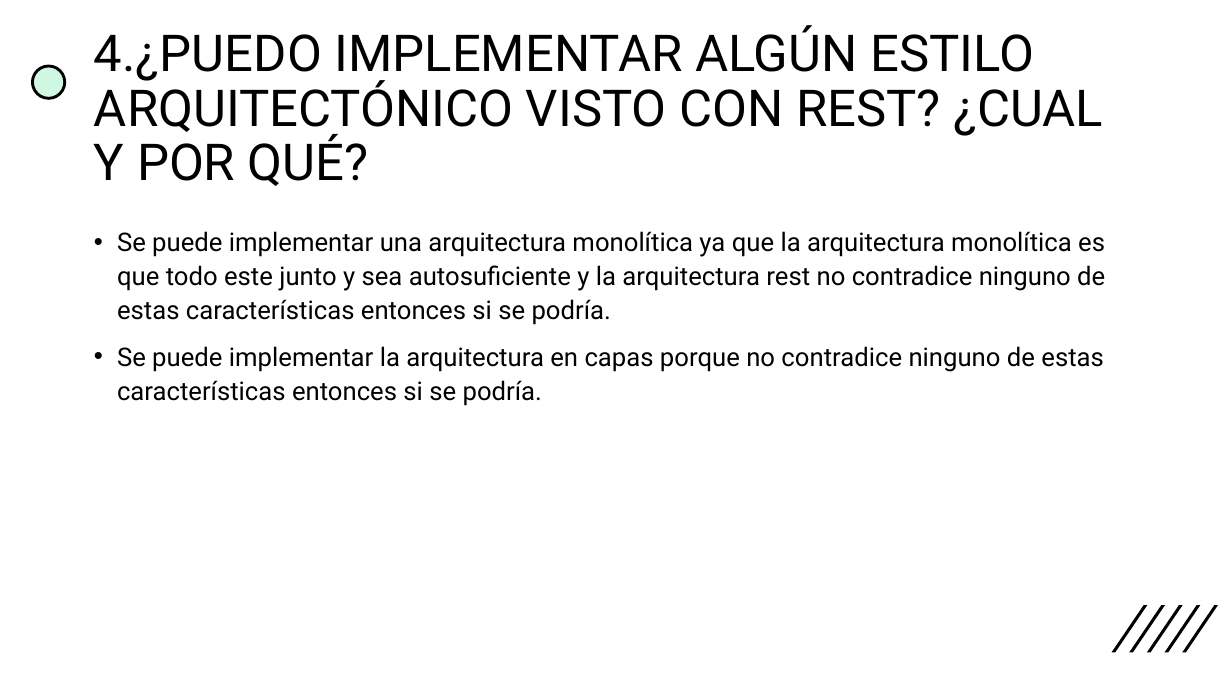
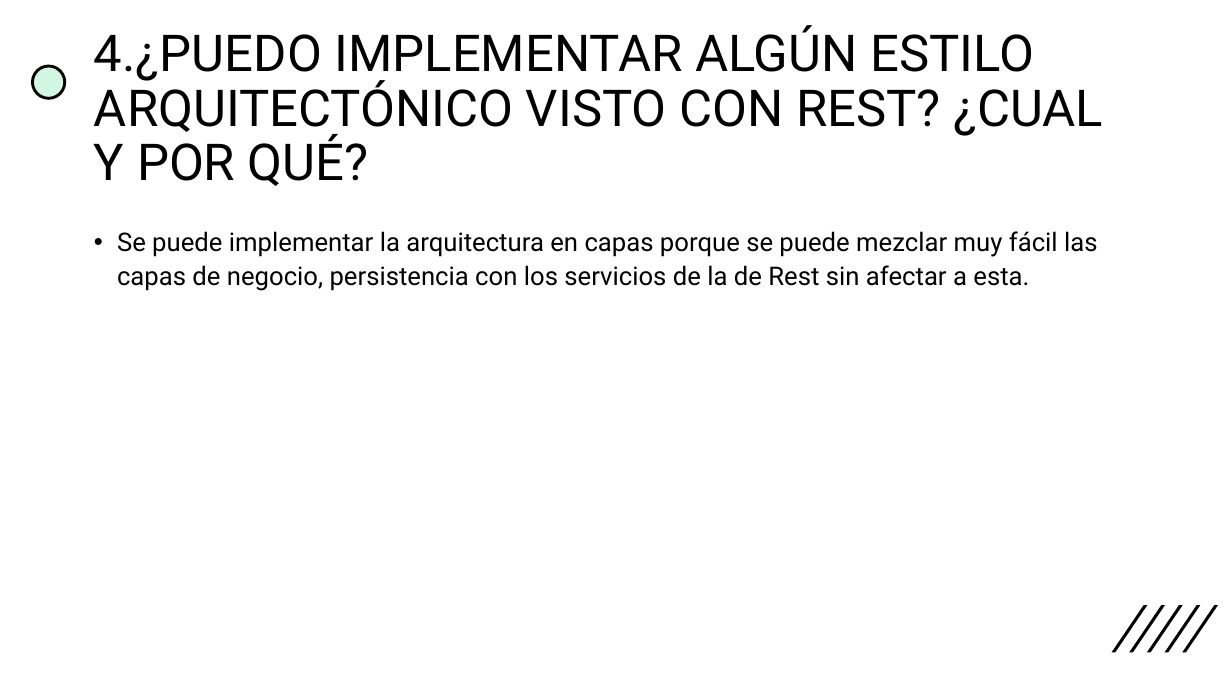
Before and after one commit to Davidjuajinoy/Caso-estudio-tarea-GRUPO-3, a slide deck: slide 5 of Entregables/3 Arquitectura por REST/Presentacion.pptx. Drawn at 1232x693 pixels with LibreOffice and Linux fonts; fonts in the diff are those of the drawing. Boxes give left, top, right and bottom in pixels: in the first picture for what was removed or moved away, otherwise in the second. Text is boxed around its words. In the diff, an @@ line names an element or a change of style, - is before the commit and + after.

Commit message:
REST[FINAL]

```diff
--- a/Entregables/3 Arquitectura por REST/Presentacion.pptx
+++ b/Entregables/3 Arquitectura por REST/Presentacion.pptx
@@ text at box(117, 231, 1097, 291): text changed @@
-• Se puede implementar una arquitectura monolítica ya que la arquitectura monolítica es que todo este junto y sea autosuficiente y la arquitectura rest no contradice ninguno de estas características entonces si se podría.
-• Se puede implementar la arquitectura en capas porque no contradice ninguno de estas características entonces si se podría.
+• Se puede implementar la arquitectura en capas porque se puede mezclar muy fácil las capas de negocio, persistencia con los servicios de la de Rest sin afectar a esta.
```
Also in this commit, not shown: 1 other slide changed.
